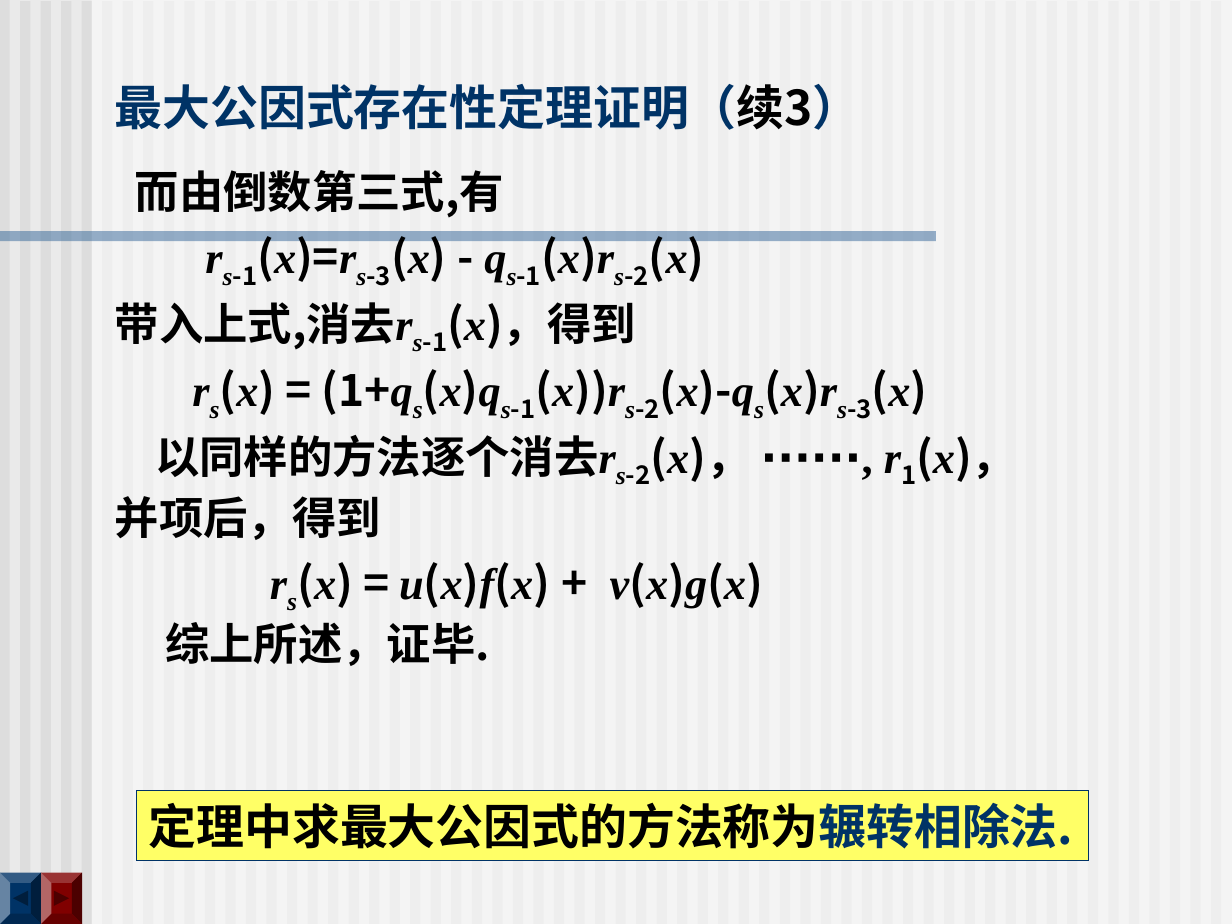
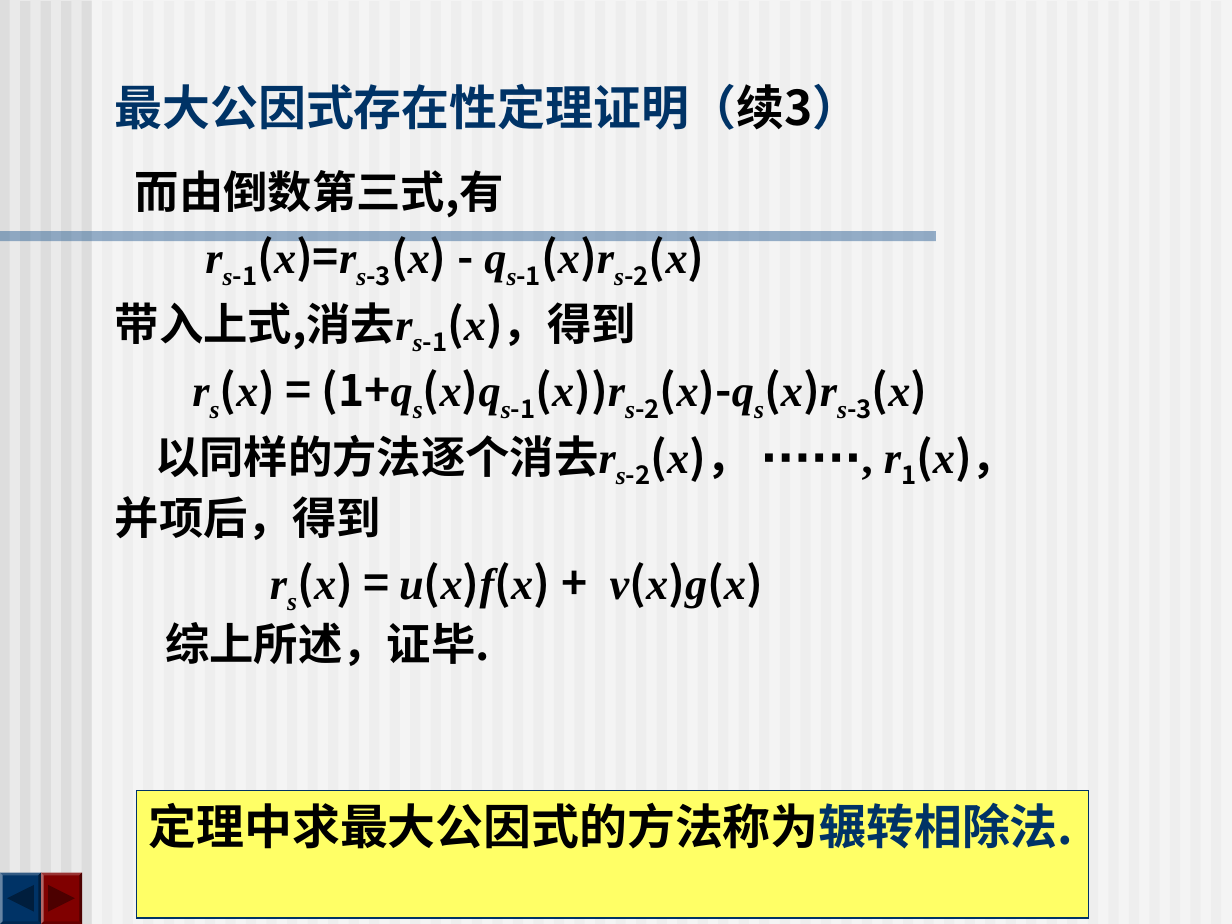
Before and after one commit to zhangbiaomath/zhangbiaomath.github.io, a slide deck: slide 48 of teaching/gaodai/课件/第1章-多项式.ppt. Drawn at 1232x924 pixels with LibreOffice and Linux fonts; fonts in the diff are those of the drawing. Boxes give left, top, right and bottom in pixels: in the first picture for what was removed or moved away, otherwise in the second. Text is boxed around its words. In the diff, an @@ line names an element or a change of style, - is before the commit and + after.

```diff
--- a/teaching/gaodai/课件/第1章-多项式.ppt
+++ b/teaching/gaodai/课件/第1章-多项式.ppt
@@ rectangle "定理中求最大公因式的方法称为辗转相除法.": place and size @@
-rectangle "定理中求最大公因式的方法称为辗转相除法." at bbox=[137, 791, 1088, 861]
+rectangle "定理中求最大公因式的方法称为辗转相除法." at bbox=[137, 791, 1088, 919]
@@ freeform shape at bbox=[0, 872, 41, 924]: outline redrawn @@
@@ freeform shape at bbox=[41, 872, 81, 924]: outline redrawn @@
```
Also in this commit, not shown: 121 other slides changed, 13 other files.
